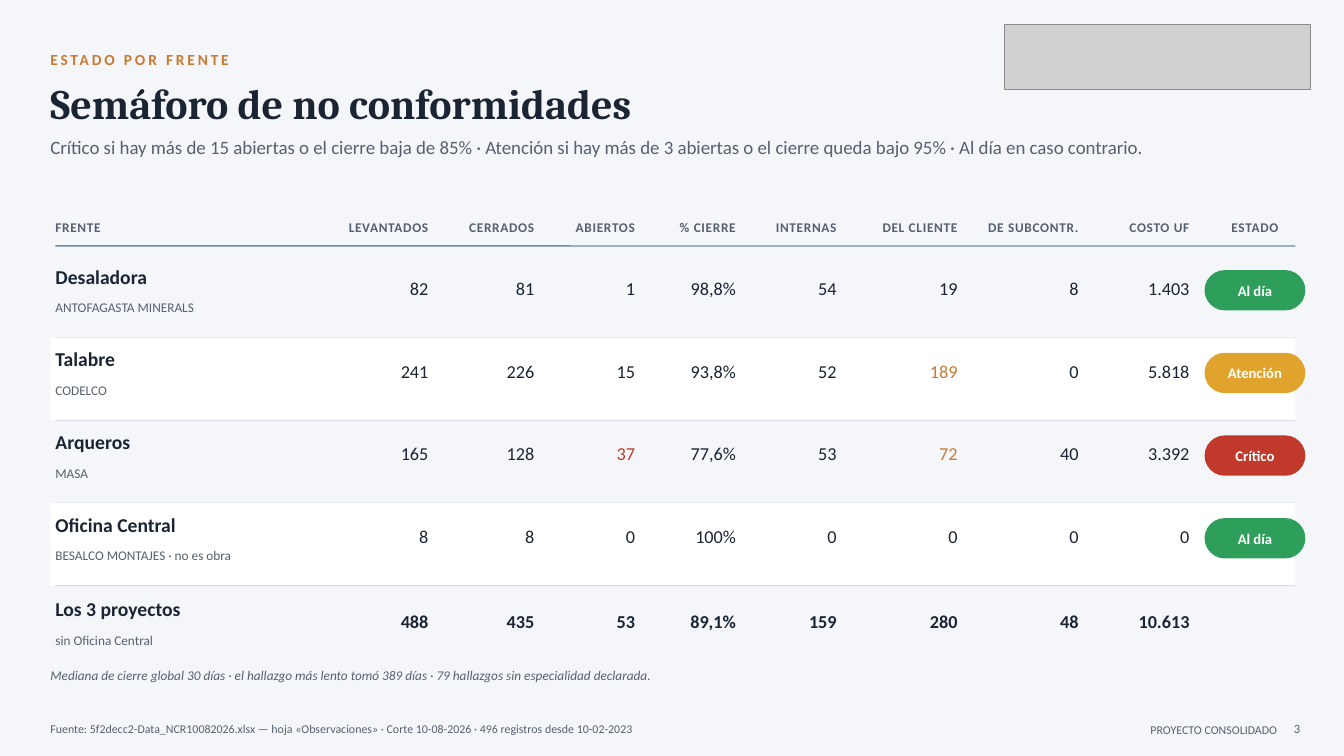
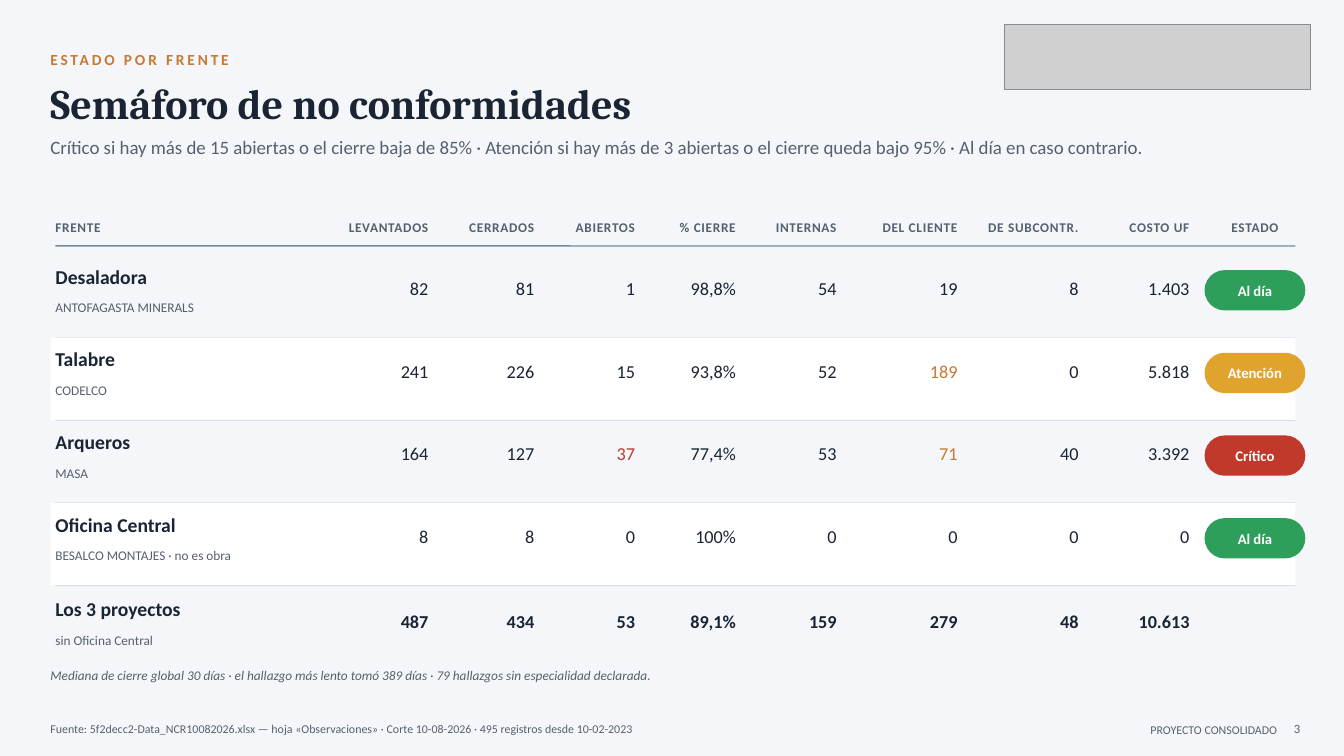
Before and after one commit to tdkvalex/Dashboard-HSEQ, a slide deck: slide 3 of modulo_nc/Panel_No_Conformidades.pptx. Drawn at 1344x756 pixels with LibreOffice and Linux fonts; fonts in the diff are those of the drawing; grey boxes stand for pictures. Boxes give left, top, right and bottom in pixels: in the first picture for what was removed or moved away, otherwise in the second. Text is boxed around its words. In the diff, an @@ line names an element or a change of style, - is before the commit and + after.

```diff
--- a/modulo_nc/Panel_No_Conformidades.pptx
+++ b/modulo_nc/Panel_No_Conformidades.pptx
@@ text at <box>401,447,429,460</box>: text changed @@
-165
+164
@@ text at <box>507,448,535,460</box>: text changed @@
-128
+127
@@ text at <box>691,447,736,462</box>: text changed @@
-77,6%
+77,4%
@@ text at <box>939,448,957,460</box>: text changed @@
-72
+71
@@ text at <box>401,615,429,628</box>: text changed @@
-488
+487
@@ text at <box>507,616,535,628</box>: text changed @@
-435
+434
@@ text at <box>930,616,958,628</box>: text changed @@
-280
+279
```
Also in this commit, not shown: 15 other slides changed, 5 other files.
